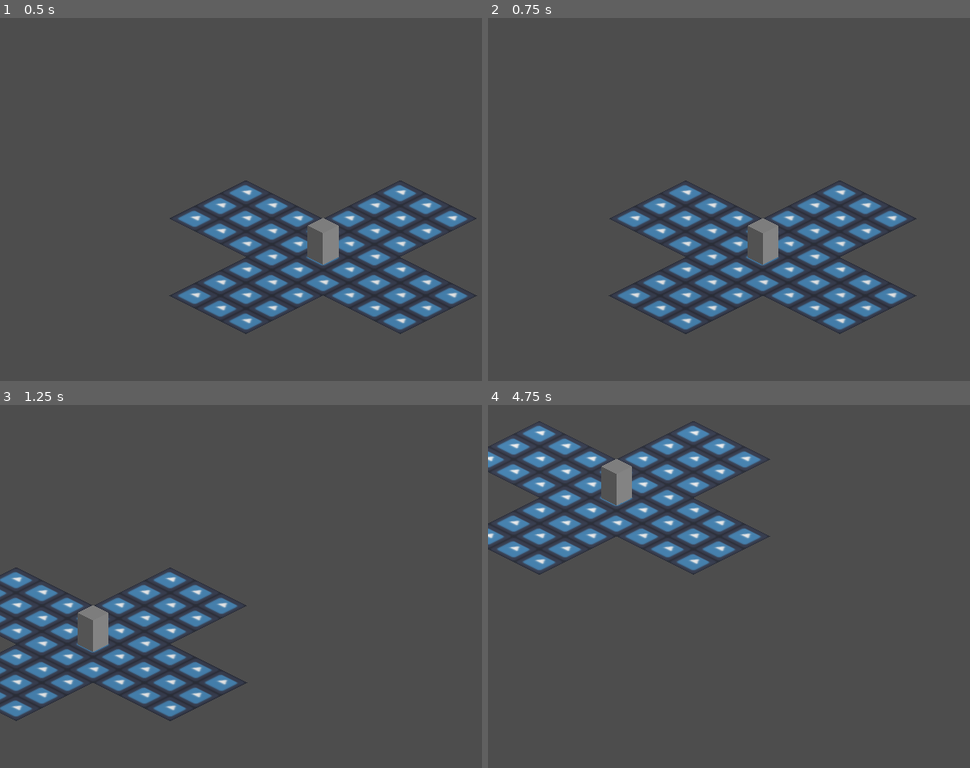
Above: before the commit, frames 1-4 (two rows, left to right).
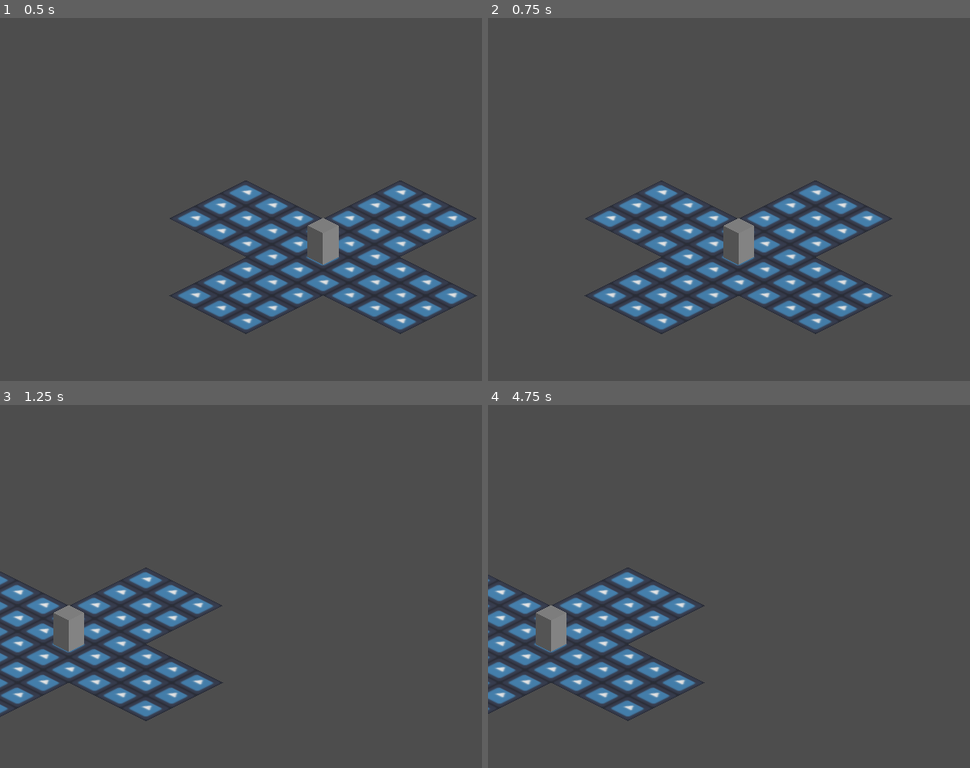
Above: after the commit, the same moments.

Repository: jmorgandev/LD55
Game: Godot game, scene res://levels/test.tscn
Same seed, same stepped clock (60 frames per second), same inputs: the game is played once before the commit and once after it. The project has no main scene, so this scene is started directly. The engine's default icon, where the game draws it, is replaced by a stand-in: a white triangle on a blue panel in a dark square.
Inputs (mouse positions are in pixels of both pictures, inside the frame that each line leads up to):
- Up to frame 1 (0.5 s): no input
- Up to frame 2 (0.75 s): tap Enter at 0.5 s; move the mouse to (955, 181) at 0.52 s; hold D (right) from 0.53 s (still down); click (955, 181) at 0.67 s
- Up to frame 3 (1.25 s): keep holding D (right)
- Up to frame 4 (4.75 s): release D (right) at 1.25 s; drag from (680, 604) to (777, 659) at 1.27 s; tap Space at 2 s; move the mouse to (873, 506) at 2.02 s; hold D (right) 2.03-2.75 s; click (873, 506) at 2.17 s; drag from (777, 659) to (618, 532) at 2.77 s; tap Enter at 3.5 s; move the mouse to (outside the picture) at 3.52 s; hold A (left) 3.53-4.25 s; click (outside the picture) at 3.67 s; drag from (618, 532) to (714, 495) at 4.27 s

Frame 1 is identical in both runs. In frame 2, 15% of the frame differs, in the area x 19-89%, y 44-88%; in frame 3, 12%; in frame 4, 19%, in the area x 0-59%, y 4-88%.

Commit message:
mouse to world projection

Diff:
--- a/levels/test.tscn
+++ b/levels/test.tscn
@@ -24,6 +24,9 @@
 size = 10.0
 script = ExtResource("1_rc8no")
 
+[node name="RayCast3D" type="RayCast3D" parent="Camera3D"]
+transform = Transform3D(1, 0, 0, 0, 1, 0, 0, 0, 1, 0, 0, 0)
+
 [node name="world" type="Node3D" parent="."]
 
 [node name="Node3D" type="StaticBody3D" parent="world"]
--- a/scripts/player.gd
+++ b/scripts/player.gd
@@ -1,4 +1,7 @@
 extends Camera3D
+
+@onready var raycast: RayCast3D = $RayCast3D
+var is_selection_queued := false
 
 var is_dragging := false
 const DRAG_SENSITVITY := 0.02
@@ -13,9 +16,19 @@
     view_forward.y = 0.0 #ignore the Y component since the camera is looking down
     view_right = transform.basis.x.normalized()
 
+func _queue_selection_from_mouse_position(mouse_position: Vector2):
+    var from = project_ray_origin(mouse_position)
+    var to = from + (project_ray_normal(mouse_position) * 100.0)
+    raycast.global_position = from
+    raycast.target_position = raycast.to_local(to)
+    raycast.force_raycast_update()
+    is_selection_queued = true
+
 func _unhandled_input(event: InputEvent):
     if event is InputEventMouseButton:
-        if event.button_index == MOUSE_BUTTON_LEFT:
+        if event.button_index == MOUSE_BUTTON_LEFT and event.pressed:
+            _queue_selection_from_mouse_position(event.position)
+        elif event.button_index == MOUSE_BUTTON_RIGHT:
             is_dragging = event.pressed
     elif event is InputEventMouseMotion and is_dragging:
         position += ((view_forward * -event.relative.y * view_forward_compensation) + (view_right * -event.relative.x)) * DRAG_SENSITVITY
@@ -28,3 +41,13 @@
         var input_dir := Input.get_vector("left", "right", "up", "down").normalized()
         view_movement = (view_forward * input_dir.y * view_forward_compensation) + (view_right * input_dir.x) * 10.0
         position += view_movement * delta
+
+func _process_selection():
+    pass
+
+func _physics_process(delta):
+    if raycast.enabled and is_selection_queued:
+        is_selection_queued = false
+        if raycast.is_colliding():
+            var collider := raycast.get_collider() as Node3D
+            print("found an object at ", collider.global_position)
